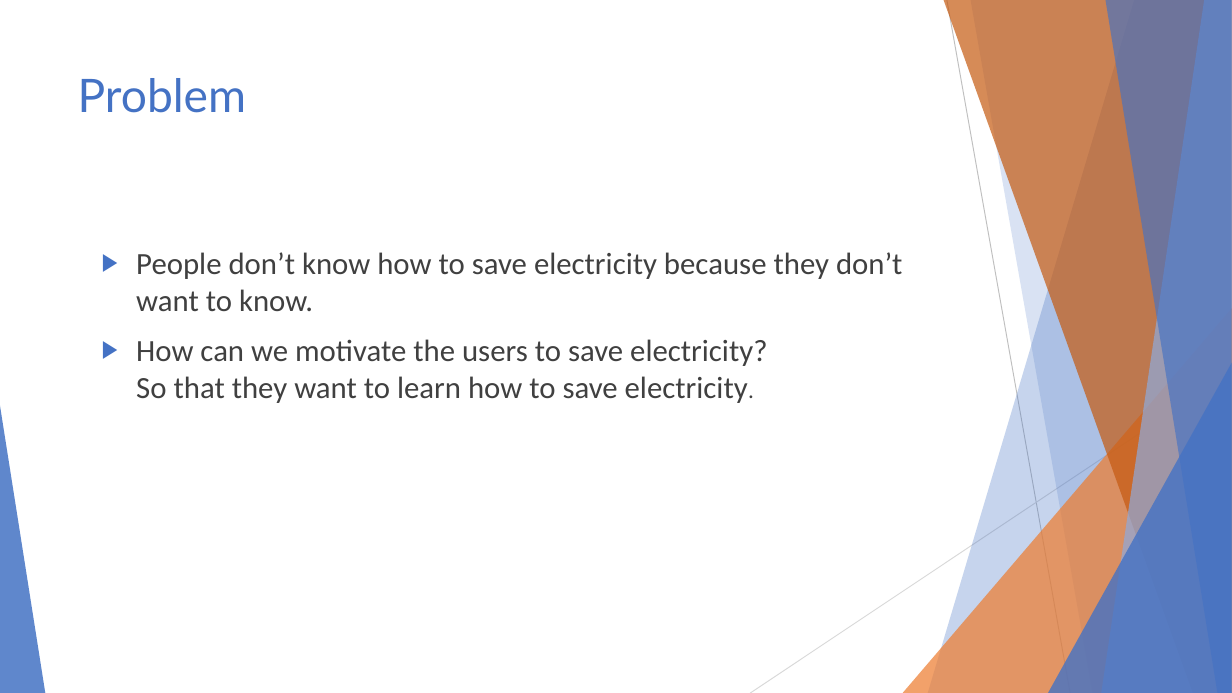
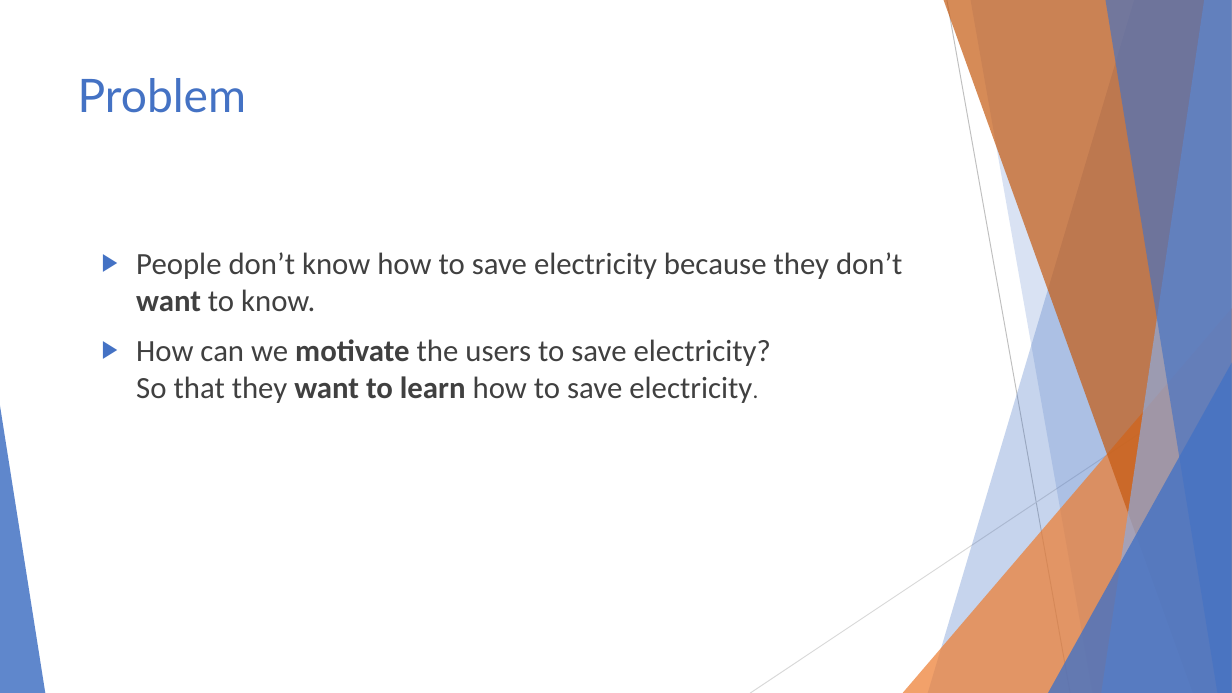
Before and after one commit to nicolasmeier/jarischnell, a slide deck: slide 4 of Final Presentation jarischnell.pptx. Drawn at 1232x693 pixels with LibreOffice and Linux fonts; fonts in the diff are those of the drawing. Boxes give left, top, right and bottom in pixels: in the first picture for what was removed or moved away, otherwise in the second. Text is boxed around its words. In the diff, an @@ line names an element or a change of style, - is before the commit and + after.

Commit message:
presentation update

```diff
--- a/Final Presentation jarischnell.pptx
+++ b/Final Presentation jarischnell.pptx
@@ text "People don’t know how to ..." at bbox=[136, 252, 903, 403]: bold on in "want", "motivate want to learn" @@
```
Also in this commit, not shown: 1 other slide changed.
